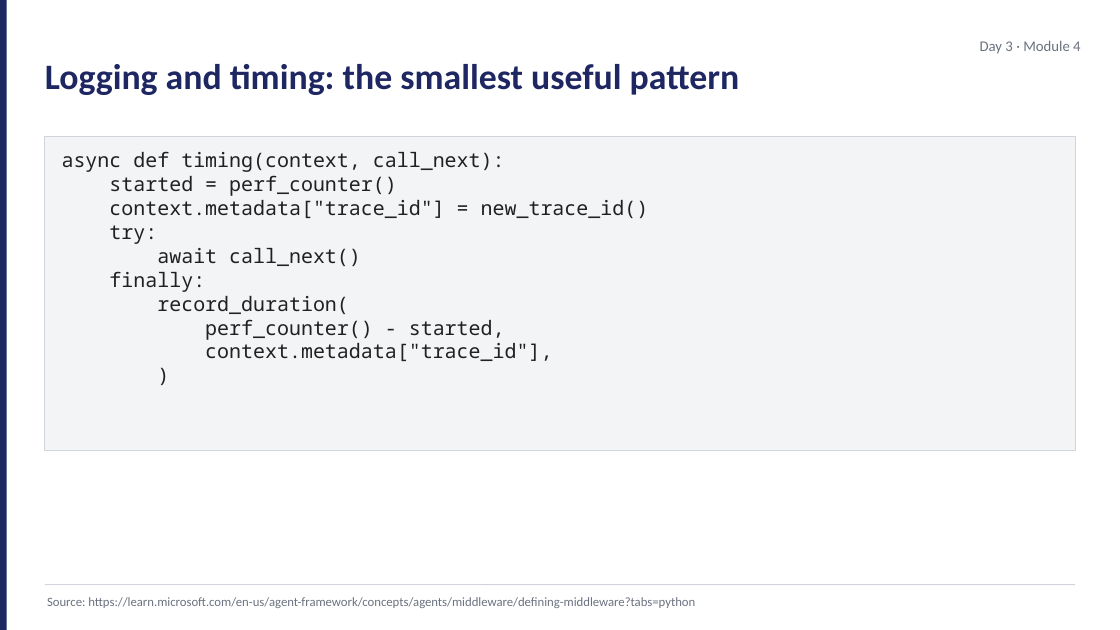
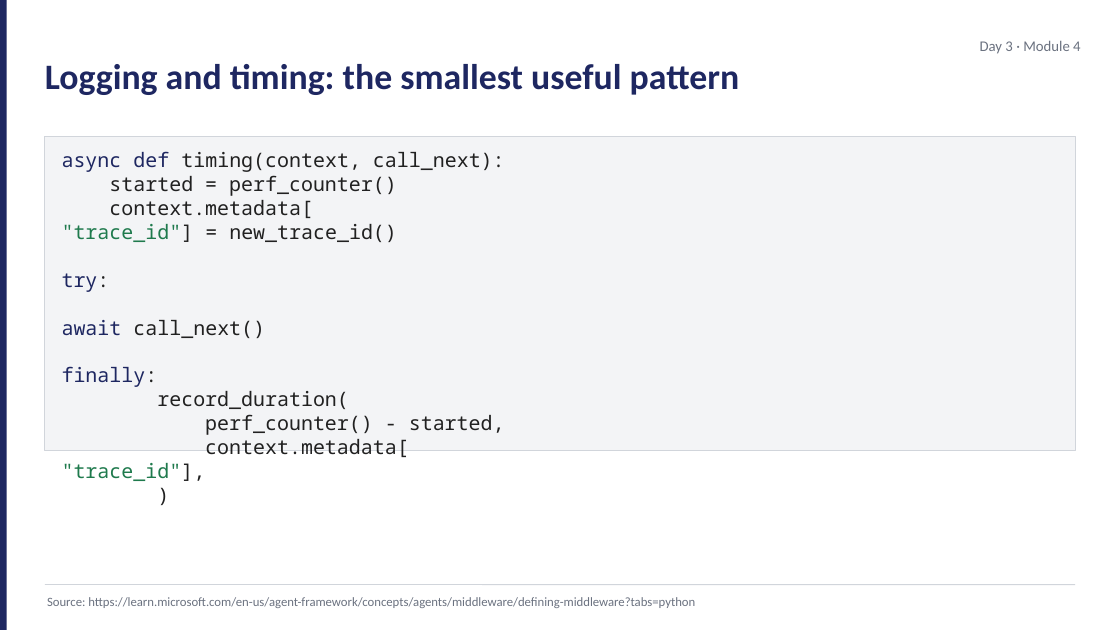
Before and after one commit to JimPiquant/Building-AI-Apps-and-Agents, a slide deck: slide 7 of decks/day3/module-4-middleware.pptx. Drawn at 1120x630 pixels with LibreOffice and Linux fonts; fonts in the diff are those of the drawing. Boxes give left, top, right and bottom in pixels: in the first picture for what was removed or moved away, otherwise in the second. Text is boxed around its words. In the diff, an @@ line names an element or a change of style, - is before the commit and + after.

```diff
--- a/decks/day3/module-4-middleware.pptx
+++ b/decks/day3/module-4-middleware.pptx
@@ text at bbox=[62, 151, 505, 387]: text colour #212121 to #1E2761 in "async def", "try:", "await", "finally:" @@
@@ text at bbox=[62, 200, 397, 242]: text changed @@
-context.metadata["trace_id"] = new_trace_id()
+context.metadata[
+"trace_id"] = new_trace_id()
@@ text at bbox=[62, 439, 409, 481]: text changed @@
-context.metadata["trace_id"],
+context.metadata[
+"trace_id"],
```
Also in this commit, not shown: 1 other slide changed, 10 other files.
